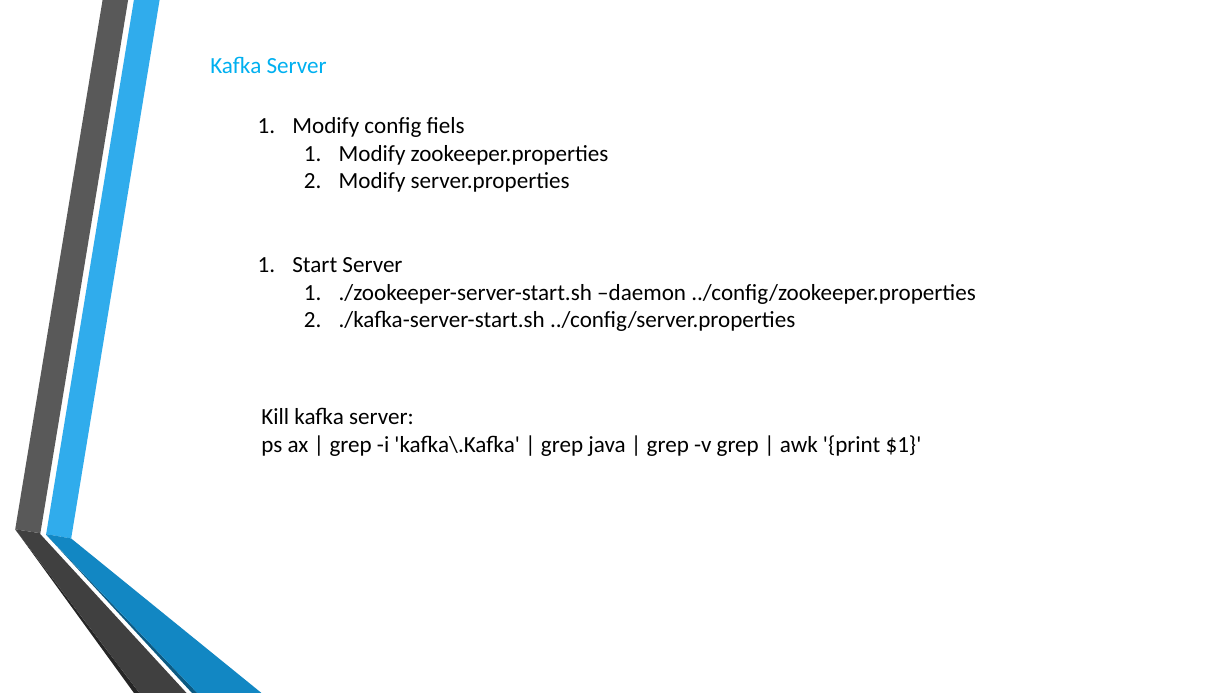
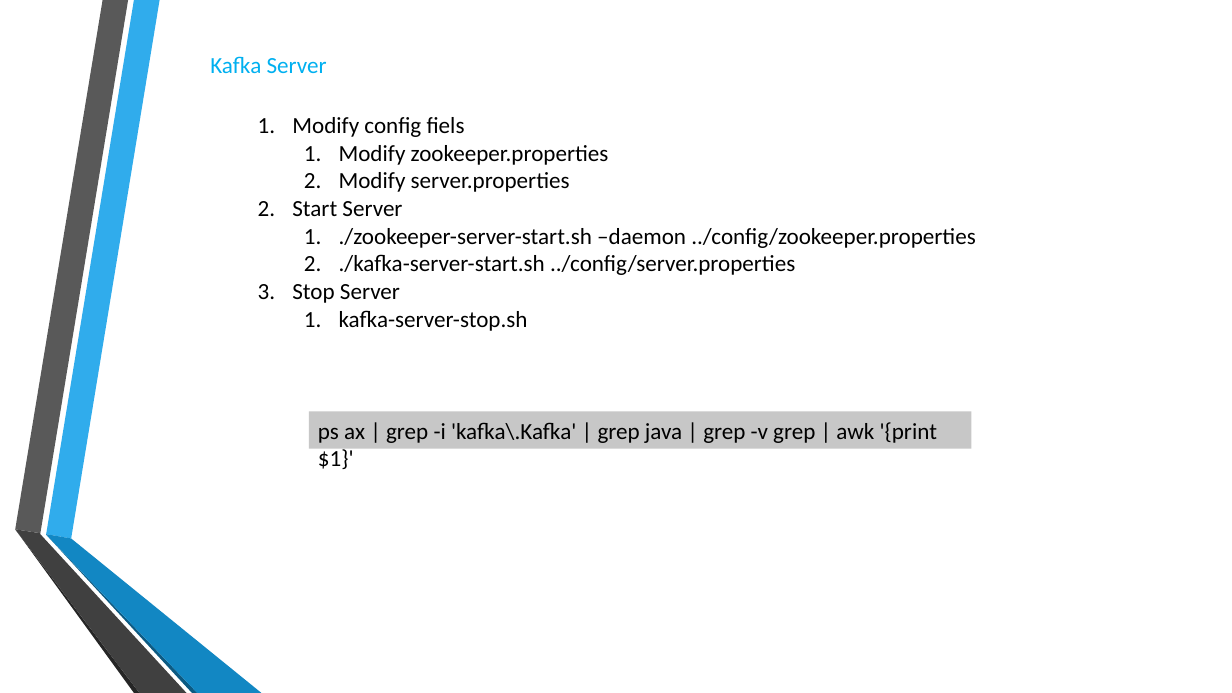
Before and after one commit to RobertLii/Tutorials, a slide deck: slide 42 of Kafka introduction.pptx (slide 44 before the commit). Drawn at 1232x693 pixels with LibreOffice and Linux fonts; fonts in the diff are those of the drawing; background and template pictures are left out. Boxes give left, top, right and bottom in pixels: in the first picture for what was removed or moved away, otherwise in the second. Text is boxed around its words. In the diff, an @@ line names an element or a change of style, - is before the commit and + after.

```diff
--- a/Kafka introduction.pptx
+++ b/Kafka introduction.pptx
@@ text at <box>292,201,976,331</box>: paragraphs added @@
+2. Start Server
+  1. ./zookeeper-server-start.sh –daemon ../config/zookeeper.properties
+  2. ./kafka-server-start.sh ../config/server.properties
+3. Stop Server
+  1. kafka-server-stop.sh
@@ text removed at <box>292,257,976,331</box> @@
-1. Start Server
-  1. ./zookeeper-server-start.sh –daemon ../config/zookeeper.properties
-  2. ./kafka-server-start.sh ../config/server.properties
@@ text in rectangle at <box>261,407,414,424</box>: paragraph removed @@
-Kill kafka server:
@@ rectangle "ps ax | grep -i ...": place and size @@
-rectangle "ps ax | grep -i ..." at <box>261,407,922,456</box>
+rectangle "ps ax | grep -i ..." at <box>309,411,971,448</box>
@@ rectangle "ps ax | grep -i ..." at <box>309,411,971,448</box>: fill none to #C8C8C8 @@
```
Also in this commit, not shown: 16 other slides changed, 2 slides added, 10 slides removed.
